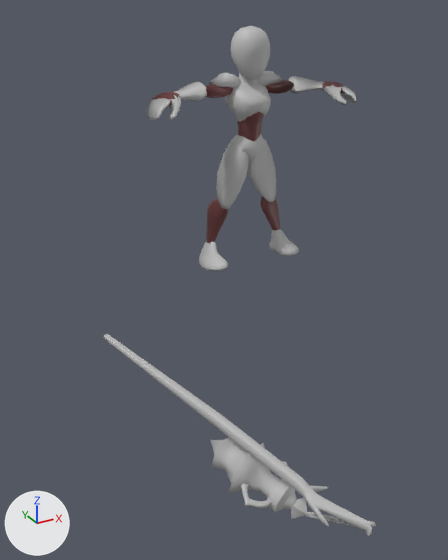
An edit to the FBX model Assets/Animation/CharacterAnimations/HorsemanPestilence_Animation_Attack.fbx, drawn before and after from the same camera.
Rendered twice from a 50 mm camera at (-2.48, -4.14, 1.89) aimed at (-0.71, -0.92, 0.27). Every picture has the same lights, and +X, +Y and +Z are marked at lower left. Where no turn or scale is listed for an object, it has been applied to the vertices.

Objects in the first picture: 'Anim_Animation_RigWeapon_2__1_:Flail', 'base_mesh'.
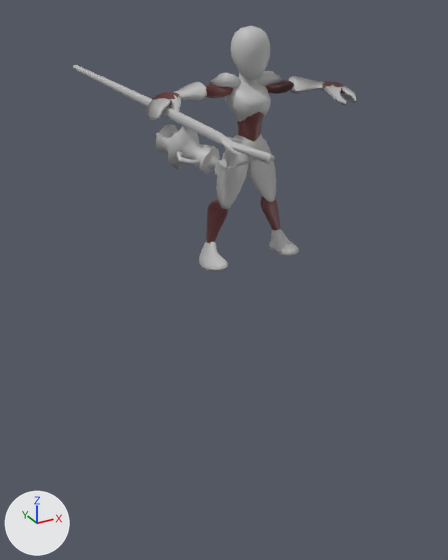
Boxes [x1, y1, x2, y2] around the edits, measured in the pictures (448 x 560 px):
'Anim_Animation_RigWeapon_2__1_:Flail', moved
    before: [104, 334, 376, 537]
    after: [73, 65, 275, 174]

Edits to the bpy script that builds the scene:
```text
Change ob_anim_animation_rigweapon_2__1__flail:
    ob_anim_animation_rigweapon_2__1__flail.location: (-0.755, -0.148, 1.252) -> (-0.334, 1.456, 2.641)
```
